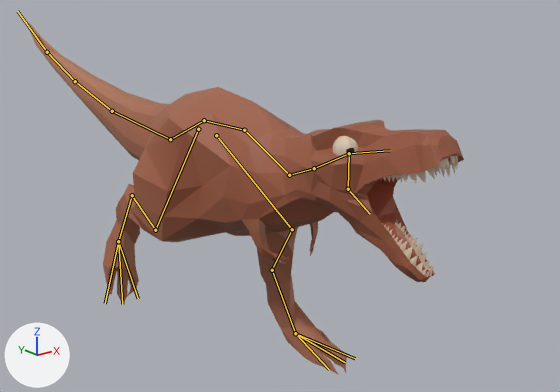
The FBX model Assets/Models/trex.fbx: old version first, new version second.
One viewpoint serves both versions: a 50 mm lens placed at (-8.97, -10.65, 6.97), pointed at (0.42, 1.09, 2.27). The lights are fixed; the arrows at lower left show +X, +Y and +Z. Both versions are drawn at frame 1 of the action 'DinosaurWalk|metarigAction'; the numbers are the values there. The bones that bend it are drawn over the model as lines.

Names of what the first picture shows: 'Dinosaur', 'Eyes', 'Teeth'.
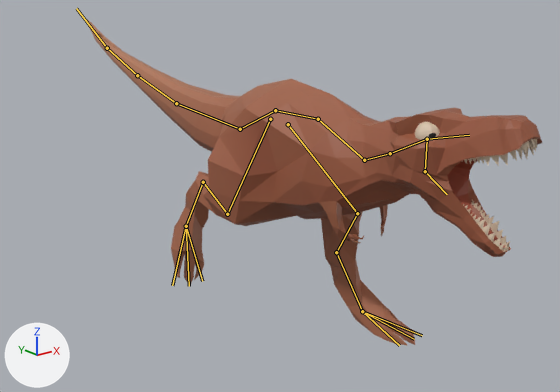
The change, as JSON lines over the scene's bpy script:
```json
{"block": "bone_rig_object", "where": "bone_rig_object = bpy.data.objects['DinosaurWalk']  # the whole rig 'DinosaurWalk'"}
{"op": "set", "path": "bone_rig_object.location", "old": "(-1.56, 0.08, 1.84)", "new": "(0.0, 0.0, 1.84)"}
{"block": "bone_shin_l", "where": "bone_shin_l = bpy.data.objects['DinosaurWalk'].pose.bones['shin.L']  # child of 'thigh.L'"}
{"op": "set", "path": "bone_shin_l.rotation_quaternion", "old": "(0.973, -0.228, -0.013, 0.041)", "new": "(0.984, -0.176, -0.024, 0.019)", "note": "degrees (-26, 0, 5) -> degrees (-20, -2, 3)"}
{"block": "bone_toes_l", "where": "bone_toes_l = bpy.data.objects['DinosaurWalk'].pose.bones['toes.L']  # child of 'shin.L'"}
{"op": "set", "path": "bone_toes_l.rotation_quaternion", "old": "(1.0, 0.013, -0.008, -0.02)", "new": "(0.998, -0.055, -0.002, -0.018)", "note": "degrees (2, -1, -2) -> degrees (-6, 0, -2)"}
{"block": "bone_t_ring_l", "where": "bone_t_ring_l = bpy.data.objects['DinosaurWalk'].pose.bones['t_ring.L']  # child of 'shin.L'"}
{"op": "set", "path": "bone_t_ring_l.rotation_quaternion", "old": "(1.0, 0.011, -0.01, -0.021)", "new": "(0.998, -0.055, 0.013, -0.016)", "note": "degrees (1, -1, -2) -> degrees (-6, 1, -2)"}
{"block": "bone_t_index_l", "where": "bone_t_index_l = bpy.data.objects['DinosaurWalk'].pose.bones['t_index.L']  # child of 'shin.L'"}
{"op": "set", "path": "bone_t_index_l.rotation_quaternion", "old": "(1.0, 0.016, -0.003, -0.02)", "new": "(0.998, -0.052, -0.016, -0.02)", "note": "degrees (2, 0, -2) -> degrees (-6, -2, -2)"}
```

Changed parts and their boxes [x1, y1, x2, y2] in the pictures (560 x 392 px):
```json
{"object": "Dinosaur", "change": "posed", "before": [27, 23, 464, 375], "after": [86, 20, 542, 346], "on screen": "7% shorter"}
{"object": "Teeth", "change": "posed", "before": [381, 155, 458, 277], "after": [462, 139, 537, 252], "on screen": "7% shorter"}
{"object": "Eyes", "change": "posed", "before": [333, 136, 359, 157], "after": [415, 122, 440, 141], "on screen": "9% shorter"}
{"bone": "shin.L", "before": "(272, 270) to (295, 333)", "after": "(336, 252) to (362, 311)"}
{"bone": "toes.L", "before": "(295, 333) to (345, 362)", "after": "(362, 311) to (414, 339)"}
{"bone": "t_ring.L", "before": "(295, 333) to (355, 358)", "after": "(362, 311) to (422, 335)"}
{"bone": "t_index.L", "before": "(295, 333) to (329, 369)", "after": "(362, 311) to (399, 345)"}
```
